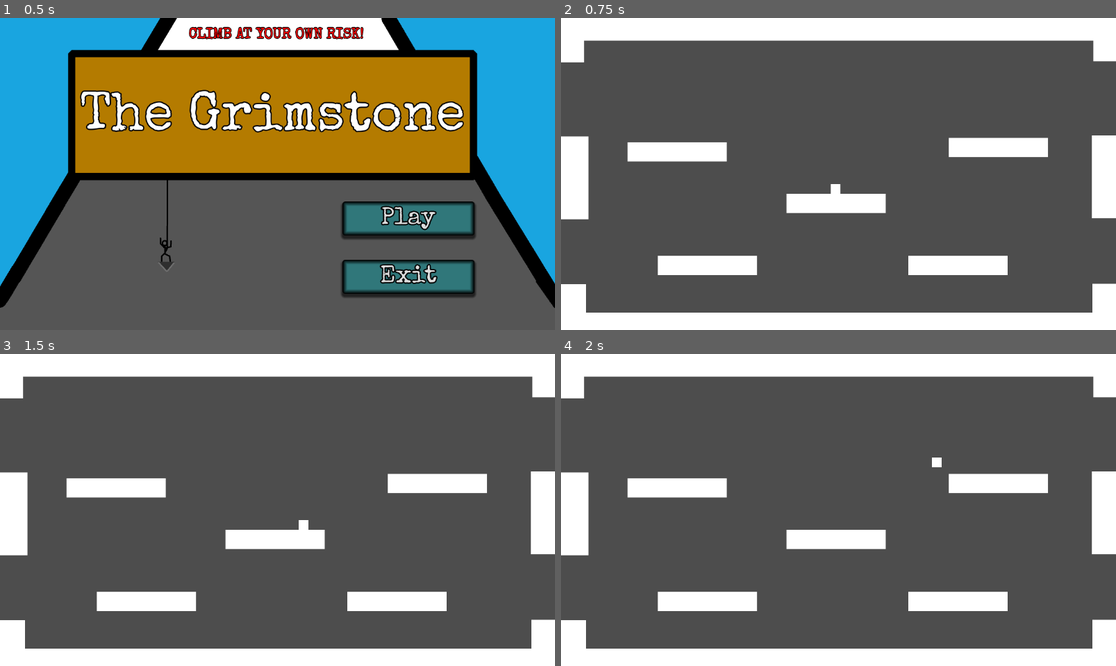
Above: before the commit, frames 1-4 (two rows, left to right).
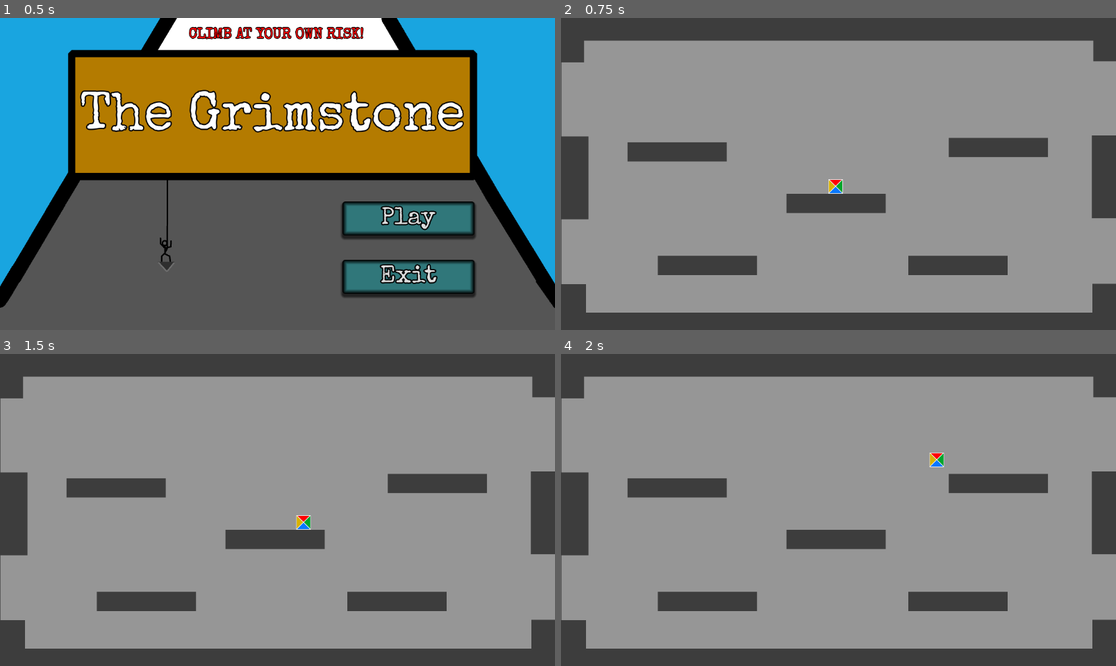
Above: after the commit, the same moments.

Repository: asundar-mags/the-grimstone-digital-tech
Game: Godot game, scene res://scenes/main menu.tscn
The game is run twice, just before and just after one commit, with the same random seed, the same clock (stepped at 60 frames per second) and the same inputs.
Inputs:
- Up to frame 1 (0.5 s): no input
- Up to frame 2 (0.75 s): click "Play" at 0.5 s
- Up to frame 3 (1.5 s): tap Enter at 1.25 s; hold Right (ui_right) from 1.28 s (still down)
- Up to frame 4 (2 s): keep holding Right (ui_right); tap Keypad Enter (ui_accept) at 1.52 s

Frame 1 is identical in both runs. In frame 2, 100% of the frame differs, in the area x 0-100%, y 0-100%; in frame 3, 100%; in frame 4, 100%.

Commit message:
Bug Fixes + Colour to Fire map
Fire map had following...
- New platform colour
- Fire coin has a gradient (linear)

Player has now a bit of slide once you let go of the keys (momentum)

Diff:
--- a/the-grimstone/scenes/earthmap.tscn
+++ b/the-grimstone/scenes/earthmap.tscn
@@ -13,9 +13,6 @@
 
 [sub_resource type="RectangleShape2D" id="RectangleShape2D_wkyeq"]
 size = Vector2(28, 558)
-
-[sub_resource type="RectangleShape2D" id="RectangleShape2D_x3ogk"]
-size = Vector2(36, 483)
 
 [sub_resource type="RectangleShape2D" id="RectangleShape2D_ovnwf"]
 size = Vector2(20, 68)
@@ -40,10 +37,6 @@
 position = Vector2(1152, 262)
 shape = SubResource("RectangleShape2D_wkyeq")
 
-[node name="CollisionShape2D5" type="CollisionShape2D" parent="StaticBody2D" unique_id=769685983]
-position = Vector2(929, 367.5)
-shape = SubResource("RectangleShape2D_x3ogk")
-
 [node name="ColorRect" type="ColorRect" parent="." unique_id=703979945]
 offset_top = 609.0
 offset_right = 1152.0
--- a/the-grimstone/scenes/firemap.tscn
+++ b/the-grimstone/scenes/firemap.tscn
@@ -38,7 +38,7 @@
 size = Vector2(147, 20)
 
 [sub_resource type="RectangleShape2D" id="RectangleShape2D_555bd"]
-size = Vector2(42, 532)
+size = Vector2(42, 521)
 
 [sub_resource type="RectangleShape2D" id="RectangleShape2D_nbel3"]
 size = Vector2(73, 22.5)
@@ -53,7 +53,7 @@
 size = Vector2(40, 40)
 
 [sub_resource type="RectangleShape2D" id="RectangleShape2D_6aqas"]
-size = Vector2(410.5, 532)
+size = Vector2(410.5, 521)
 
 [sub_resource type="RectangleShape2D" id="RectangleShape2D_uljru"]
 size = Vector2(20, 497)
@@ -67,43 +67,61 @@
 [sub_resource type="RectangleShape2D" id="RectangleShape2D_csi4w"]
 size = Vector2(98, 20)
 
+[sub_resource type="Gradient" id="Gradient_wrj83"]
+colors = PackedColorArray(1, 0, 0, 1, 1, 1, 0, 1)
+
+[sub_resource type="GradientTexture2D" id="GradientTexture2D_ueurx"]
+gradient = SubResource("Gradient_wrj83")
+fill_from = Vector2(0, 1)
+fill_to = Vector2(0, 0)
+repeat = 1
+
 [sub_resource type="CircleShape2D" id="CircleShape2D_iwgvk"]
 radius = 18.248287
 
 [node name="Node2D" type="Node2D" unique_id=1205654782]
+
+[node name="ColorRect22" type="ColorRect" parent="." unique_id=444095848]
+offset_right = 1152.0
+offset_bottom = 648.0
+color = Color(0.64398086, 0.64398086, 0.6439808, 1)
 
 [node name="Floor" type="ColorRect" parent="." unique_id=2137355335]
 offset_left = -20.0
 offset_top = 629.0
 offset_right = 1173.0
 offset_bottom = 669.0
+color = Color(0.54650605, 0.11732852, 0, 1)
 
 [node name="Roof" type="ColorRect" parent="." unique_id=540613145]
 offset_left = -20.0
 offset_top = -20.0
 offset_right = 1172.0
 offset_bottom = 20.0
+color = Color(0.54650605, 0.11732852, 0, 1)
 
 [node name="Left Wall" type="ColorRect" parent="." unique_id=1890770039]
 offset_left = -20.0
 offset_right = 20.0
 offset_bottom = 629.0
+color = Color(0.54650605, 0.11732852, 0, 1)
 
 [node name="Right Wall" type="ColorRect" parent="." unique_id=475012455]
 offset_left = 1132.0
 offset_right = 1172.0
 offset_bottom = 557.0
+color = Color(0.54650605, 0.11732852, 0, 1)
 
 [node name="CharacterBody2D" parent="." unique_id=1091708930 node_paths=PackedStringArray("Respawn", "coin") instance=ExtResource("1_2468u")]
-position = Vector2(1101, 619)
-Respawn = NodePath("../Marker2D")
+position = Vector2(1101, 614)
+Respawn = NodePath("../Spawn")
 coin = NodePath("../Coin")
 
 [node name="Camera2D" type="Camera2D" parent="CharacterBody2D" unique_id=737198682]
 limit_left = 0
 limit_top = 0
-limit_right = 1151
-limit_bottom = 649
+limit_right = 1152
+limit_bottom = 648
 limit_smoothed = true
 
 [node name="Exit" type="Area2D" parent="." unique_id=1097876713]
@@ -117,132 +135,154 @@
 offset_top = 138.0
 offset_right = 1003.0
 offset_bottom = 629.0
+color = Color(0.54509807, 0.11764706, 0, 1)
 
 [node name="ColorRect" type="ColorRect" parent="." unique_id=1593863389]
 offset_left = 1003.0
 offset_top = 589.0
 offset_right = 1043.0
 offset_bottom = 629.0
+color = Color(0.54509807, 0.11764706, 0, 1)
 
 [node name="ColorRect8" type="ColorRect" parent="." unique_id=388979524]
 offset_left = 923.0
 offset_top = 589.0
 offset_right = 963.0
 offset_bottom = 629.0
+color = Color(0.54509807, 0.11764706, 0, 1)
 
 [node name="ColorRect12" type="ColorRect" parent="." unique_id=930568851]
 offset_left = 275.0
 offset_top = 141.0
 offset_right = 373.0
 offset_bottom = 161.0
+color = Color(0.54509807, 0.11764706, 0, 1)
 
 [node name="ColorRect2" type="ColorRect" parent="." unique_id=159645885]
 offset_left = 1069.0
 offset_top = 498.0
 offset_right = 1132.0
 offset_bottom = 518.0
+color = Color(0.54509807, 0.11764706, 0, 1)
 
 [node name="ColorRect9" type="ColorRect" parent="." unique_id=1190334349]
-offset_left = 825.0
-offset_top = 383.0
-offset_right = 898.0
-offset_bottom = 407.0
+offset_left = 890.0
+offset_top = 391.0
+offset_right = 963.0
+offset_bottom = 415.0
+color = Color(0.54509807, 0.11764706, 0, 1)
 
 [node name="ColorRect7" type="ColorRect" parent="." unique_id=1447809942]
 offset_left = 825.0
 offset_top = 254.0
 offset_right = 898.0
 offset_bottom = 277.0
+color = Color(0.54509807, 0.11764706, 0, 1)
 
 [node name="ColorRect3" type="ColorRect" parent="." unique_id=1086271771]
 offset_left = 1003.0
 offset_top = 384.0
 offset_right = 1067.0
 offset_bottom = 406.0
+color = Color(0.54509807, 0.11764706, 0, 1)
 
 [node name="ColorRect14" type="ColorRect" parent="." unique_id=1696774071]
 offset_left = 201.0
 offset_top = 251.0
 offset_right = 294.0
 offset_bottom = 271.0
+color = Color(0.54509807, 0.11764706, 0, 1)
 
 [node name="ColorRect20" type="ColorRect" parent="." unique_id=891408056]
 offset_left = 201.0
 offset_top = 486.0
 offset_right = 314.0
 offset_bottom = 506.0
+color = Color(0.54509807, 0.11764706, 0, 1)
 
 [node name="ColorRect10" type="ColorRect" parent="." unique_id=1886537382]
 offset_left = 825.0
-offset_top = 499.0
+offset_top = 518.0
 offset_right = 897.0
-offset_bottom = 522.0
+offset_bottom = 541.0
+color = Color(0.54509807, 0.11764706, 0, 1)
 
 [node name="ColorRect13" type="ColorRect" parent="." unique_id=82207532]
 offset_left = 181.0
 offset_top = 132.0
 offset_right = 201.0
 offset_bottom = 629.0
+color = Color(0.54509807, 0.11764706, 0, 1)
 
 [node name="ColorRect16" type="ColorRect" parent="." unique_id=1600322229]
 offset_left = 69.0
 offset_top = 289.0
 offset_right = 181.0
 offset_bottom = 309.0
+color = Color(0.54509807, 0.11764706, 0, 1)
 
 [node name="ColorRect17" type="ColorRect" parent="." unique_id=1498904228]
 offset_left = 88.0
 offset_top = 532.0
 offset_right = 181.0
 offset_bottom = 552.0
+color = Color(0.54509807, 0.11764706, 0, 1)
 
 [node name="ColorRect4" type="ColorRect" parent="." unique_id=191270663]
 offset_left = 1059.0
 offset_top = 254.0
 offset_right = 1132.0
 offset_bottom = 277.0
+color = Color(0.54509807, 0.11764706, 0, 1)
 
 [node name="ColorRect18" type="ColorRect" parent="." unique_id=138892574]
 offset_left = 20.0
 offset_top = 413.0
 offset_right = 132.0
 offset_bottom = 433.0
+color = Color(0.54509807, 0.11764706, 0, 1)
 
 [node name="ColorRect15" type="ColorRect" parent="." unique_id=1659267802]
 offset_left = 20.0
 offset_top = 165.0
 offset_right = 132.0
 offset_bottom = 185.0
+color = Color(0.54509807, 0.11764706, 0, 1)
 
 [node name="ColorRect19" type="ColorRect" parent="." unique_id=809785165]
 offset_left = 260.0
 offset_top = 367.0
 offset_right = 373.0
 offset_bottom = 387.0
+color = Color(0.54509807, 0.11764706, 0, 1)
 
 [node name="ColorRect5" type="ColorRect" parent="." unique_id=864913016]
 offset_left = 909.0
 offset_top = 138.0
 offset_right = 1056.0
 offset_bottom = 158.0
+color = Color(0.54509807, 0.11764706, 0, 1)
 
 [node name="ColorRect6" type="ColorRect" parent="." unique_id=1348103954]
 offset_left = 783.0
 offset_top = 20.0
 offset_right = 825.0
-offset_bottom = 552.0
+offset_bottom = 541.0
+color = Color(0.54509807, 0.11764706, 0, 1)
 
 [node name="ColorRect11" type="ColorRect" parent="." unique_id=484222950]
 offset_left = 373.0
 offset_top = 20.0
 offset_right = 783.0
-offset_bottom = 552.0
+offset_bottom = 541.0
+color = Color(0.54509807, 0.11764706, 0, 1)
 
 [node name="ColorRect21" type="ColorRect" parent="." unique_id=350963069]
 offset_left = 201.0
 offset_top = 599.0
 offset_right = 365.0
 offset_bottom = 629.0
+color = Color(0.54509807, 0.11764706, 0, 1)
 
 [node name="StaticBody2D" type="StaticBody2D" parent="." unique_id=664479128]
 
@@ -287,7 +327,7 @@
 shape = SubResource("RectangleShape2D_2x10e")
 
 [node name="CollisionShape2D6" type="CollisionShape2D" parent="StaticBody2D" unique_id=1873869301]
-position = Vector2(804, 286)
+position = Vector2(804, 280.5)
 shape = SubResource("RectangleShape2D_555bd")
 
 [node name="CollisionShape2D7" type="CollisionShape2D" parent="StaticBody2D" unique_id=186799602]
@@ -295,11 +335,11 @@
 shape = SubResource("RectangleShape2D_nbel3")
 
 [node name="CollisionShape2D8" type="CollisionShape2D" parent="StaticBody2D" unique_id=1914942241]
-position = Vector2(861.25, 395)
+position = Vector2(926.25, 403)
 shape = SubResource("RectangleShape2D_bmkop")
 
 [node name="CollisionShape2D9" type="CollisionShape2D" parent="StaticBody2D" unique_id=823091654]
-position = Vector2(861, 510.5)
+position = Vector2(861, 529.5)
 shape = SubResource("RectangleShape2D_xrhu7")
 
 [node name="CollisionShape2D10" type="CollisionShape2D" parent="StaticBody2D" unique_id=1330236869]
@@ -307,7 +347,7 @@
 shape = SubResource("RectangleShape2D_aquvw")
 
 [node name="CollisionShape2D11" type="CollisionShape2D" parent="StaticBody2D" unique_id=461030351]
-position = Vector2(577.75, 286)
+position = Vector2(577.75, 280.5)
 shape = SubResource("RectangleShape2D_6aqas")
 
 [node name="CollisionShape2D12" type="CollisionShape2D" parent="StaticBody2D" unique_id=895927454]
@@ -408,14 +448,22 @@
 
 [node name="Polygon2D" type="Polygon2D" parent="Coin" unique_id=850813526]
 position = Vector2(50, 1)
+texture = SubResource("GradientTexture2D_ueurx")
+texture_scale = Vector2(1.5, 1.5)
 polygon = PackedVector2Array(89, 579, 82, 580, 76, 584, 72, 590, 71, 596, 72, 603, 75, 609, 82, 614, 90, 615, 98, 613, 103, 608, 107, 601, 107, 593, 103, 585, 97, 580)
+uv = PackedVector2Array(20.935038, 0.8124733, 12.965786, 1.9509373, 6.135, 6.504794, 1.5811424, 13.33558, 0.44267845, 20.166367, 1.5811424, 28.135616, 4.9965353, 34.9664, 12.965786, 40.658722, 22.073502, 41.797188, 31.181217, 39.520264, 36.873535, 33.827934, 41.42739, 25.858688, 41.42739, 16.750973, 36.873535, 7.643258, 30.042751, 1.9509373)
 
 [node name="CollisionShape2D" type="CollisionShape2D" parent="Coin" unique_id=914995967]
 position = Vector2(139, 598)
 shape = SubResource("CircleShape2D_iwgvk")
 
-[node name="Marker2D" type="Marker2D" parent="." unique_id=1001851961]
-position = Vector2(1101, 619)
+[node name="Line2D" type="Line2D" parent="Coin" unique_id=977425286]
+points = PackedVector2Array(139, 580, 147, 581, 153, 586, 157, 594, 157, 602, 153, 609, 148, 614, 140, 616, 132, 615, 125, 610, 122, 604, 121, 597, 122, 591, 126, 585, 132, 581, 139, 580)
+width = 2.0
+default_color = Color(0.91881675, 0.91881675, 0.9188166, 1)
+
+[node name="Spawn" type="Marker2D" parent="." unique_id=1001851961]
+position = Vector2(1101, 614)
 
 [connection signal="body_entered" from="Exit" to="CharacterBody2D" method="_fire_map_exit"]
 [connection signal="body_entered" from="Area2D" to="CharacterBody2D" method="_spike_take_damage"]
--- a/the-grimstone/scenes/neutral level.tscn
+++ b/the-grimstone/scenes/neutral level.tscn
@@ -55,6 +55,11 @@
 script = ExtResource("1_ii60h")
 spawn_points = NodePath("Node2D")
 
+[node name="ColorRect" type="ColorRect" parent="." unique_id=761770364]
+offset_right = 1152.0
+offset_bottom = 648.0
+color = Color(0.5890956, 0.58909565, 0.5890954, 1)
+
 [node name="Walls" type="StaticBody2D" parent="." unique_id=8200041]
 
 [node name="Floor" type="CollisionShape2D" parent="Walls" unique_id=1800367071]
@@ -98,7 +103,7 @@
 shape = SubResource("RectangleShape2D_drikq")
 
 [node name="CharacterBody2D" parent="." unique_id=1091708930 instance=ExtResource("1_p63fo")]
-position = Vector2(569, 391)
+position = Vector2(569, 385)
 
 [node name="Camera2D" type="Camera2D" parent="CharacterBody2D" unique_id=648484472]
 visible = false
@@ -112,93 +117,109 @@
 offset_top = 648.0
 offset_right = 434.0
 offset_bottom = 688.0
+color = Color(0.23753911, 0.23753914, 0.23753911, 1)
 
 [node name="Floor2" type="ColorRect" parent="." unique_id=820877722]
 offset_left = 719.0
 offset_top = 648.0
 offset_right = 1102.0
 offset_bottom = 688.0
+color = Color(0.23753911, 0.23753914, 0.23753911, 1)
 
 [node name="Right Wall B" type="ColorRect" parent="." unique_id=326197311]
 offset_left = 1102.0
 offset_top = 588.0
 offset_right = 1188.0
 offset_bottom = 688.0
+color = Color(0.23753911, 0.23753914, 0.23753911, 1)
 
 [node name="Left Wall B" type="ColorRect" parent="." unique_id=1255612943]
 offset_left = -35.0
 offset_top = 589.0
 offset_right = 51.0
 offset_bottom = 688.0
+color = Color(0.23753911, 0.23753914, 0.23753911, 1)
 
 [node name="Left Wall M" type="ColorRect" parent="." unique_id=1618168442]
 offset_left = -36.0
 offset_top = 282.0
 offset_right = 56.0
 offset_bottom = 454.0
+color = Color(0.23753911, 0.23753914, 0.23753911, 1)
 
 [node name="Left Wall T" type="ColorRect" parent="." unique_id=2116445419]
 offset_left = -36.0
 offset_right = 47.0
 offset_bottom = 128.0
+color = Color(0.23753911, 0.23753914, 0.23753911, 1)
 
 [node name="Right Wall M2" type="ColorRect" parent="." unique_id=77664541]
 offset_left = 1101.0
 offset_top = 280.0
 offset_right = 1187.0
 offset_bottom = 452.0
+color = Color(0.23753911, 0.23753914, 0.23753911, 1)
 
 [node name="Right Wall T2" type="ColorRect" parent="." unique_id=2080389915]
 offset_left = 1104.0
 offset_right = 1187.0
 offset_bottom = 126.0
+color = Color(0.23753911, 0.23753914, 0.23753911, 1)
 
 [node name="Roof" type="ColorRect" parent="." unique_id=2100369118]
 offset_left = 47.0
 offset_right = 1104.0
 offset_bottom = 83.0
+color = Color(0.23753911, 0.23753914, 0.23753911, 1)
 
 [node name="Platform" type="ColorRect" parent="." unique_id=1936252251]
 offset_left = 720.0
 offset_top = 530.0
 offset_right = 926.0
 offset_bottom = 570.0
+color = Color(0.23753911, 0.23753914, 0.23753911, 1)
 
 [node name="Platform 2" type="ColorRect" parent="." unique_id=1618592539]
 offset_left = 200.0
 offset_top = 530.0
 offset_right = 406.0
 offset_bottom = 570.0
+color = Color(0.23753911, 0.23753914, 0.23753911, 1)
 
 [node name="Platform 3" type="ColorRect" parent="." unique_id=1928458080]
 offset_left = 467.0
 offset_top = 401.0
 offset_right = 673.0
 offset_bottom = 441.0
+color = Color(0.23753911, 0.23753914, 0.23753911, 1)
 
 [node name="Platform 4" type="ColorRect" parent="." unique_id=804869560]
 offset_left = 720.0
 offset_top = 530.0
 offset_right = 926.0
 offset_bottom = 570.0
+color = Color(0.23753911, 0.23753914, 0.23753911, 1)
 
 [node name="Platform 5" type="ColorRect" parent="." unique_id=266177252]
 offset_left = 137.0
 offset_top = 294.0
 offset_right = 343.0
 offset_bottom = 334.0
+color = Color(0.23753911, 0.23753914, 0.23753911, 1)
 
 [node name="Platform 6" type="ColorRect" parent="." unique_id=144574634]
 offset_left = 804.0
 offset_top = 285.0
 offset_right = 1010.0
 offset_bottom = 325.0
+color = Color(0.23753911, 0.23753914, 0.23753911, 1)
 
 [node name="Trapdoor" type="ColorRect" parent="." unique_id=928206097]
 offset_left = 434.0
 offset_top = 648.0
 offset_right = 719.0
 offset_bottom = 688.0
+color = Color(0.23753911, 0.23753914, 0.23753911, 1)
 
 [node name="LB Entry" type="Area2D" parent="." unique_id=721316394]
 
@@ -247,7 +268,7 @@
 shape = SubResource("RectangleShape2D_3e1px")
 
 [node name="Node2D" type="Node2D" parent="." unique_id=1467994790]
-position = Vector2(569, 391)
+position = Vector2(569, 385)
 
 [node name="Fire Map Exit" type="Marker2D" parent="Node2D" unique_id=284249084]
 position = Vector2(-545, 188)
--- a/the-grimstone/scenes/player.tscn
+++ b/the-grimstone/scenes/player.tscn
@@ -3,6 +3,7 @@
 [ext_resource type="Script" uid="uid://6ad6wxtq3m74" path="res://scripts/player.gd" id="1_3vyb7"]
 
 [sub_resource type="RectangleShape2D" id="RectangleShape2D_sh265"]
+size = Vector2(30, 30)
 
 [node name="CharacterBody2D" type="CharacterBody2D" unique_id=1091708930 node_paths=PackedStringArray("player")]
 script = ExtResource("1_3vyb7")
@@ -12,7 +13,26 @@
 shape = SubResource("RectangleShape2D_sh265")
 
 [node name="ColorRect" type="ColorRect" parent="." unique_id=1656041921]
-offset_left = -10.0
-offset_top = -10.0
-offset_right = 10.0
-offset_bottom = 10.0
+offset_left = -15.0
+offset_top = -15.0
+offset_right = 15.0
+offset_bottom = 15.0
+color = Color(0.91228896, 0.9122889, 0.91228884, 1)
+
+[node name="Polygon2D" type="Polygon2D" parent="." unique_id=858171146]
+color = Color(1, 0, 0, 1)
+polygon = PackedVector2Array(-13, -14, 0, -1, 13, -14)
+
+[node name="Polygon2D2" type="Polygon2D" parent="." unique_id=154006345]
+position = Vector2(14.332184, 12.66082)
+color = Color(0.03137255, 0.46666667, 1, 1)
+polygon = PackedVector2Array(-27.332184, 1.33918, -14.332184, -11.66082, -1.3321838, 1.33918)
+
+[node name="Polygon2D3" type="Polygon2D" parent="." unique_id=690164739]
+color = Color(5.7756904e-07, 0.64765733, 0.17643315, 1)
+polygon = PackedVector2Array(14, -13, 1, 0, 14, 13)
+
+[node name="Polygon2D4" type="Polygon2D" parent="." unique_id=1504218862]
+position = Vector2(-1, 0)
+color = Color(0.85632986, 0.7006718, 0, 1)
+polygon = PackedVector2Array(-13, -13, 0, 0, -13, 13)
--- a/the-grimstone/scripts/player.gd
+++ b/the-grimstone/scripts/player.gd
@@ -12,6 +12,7 @@
 
 const SPEED = 300.0
 const JUMP_VELOCITY = -500.0
+const SLIDE_FRICTION = 0.15
 
 func _ready() -> void:
 	if Global.change_spawn and get_parent().name == neutral_level:
@@ -27,10 +28,13 @@
 		velocity.y = JUMP_VELOCITY
 
 	var direction := Input.get_axis("ui_left", "ui_right")
-	if direction:
+	if direction != 0:
 		velocity.x = direction * SPEED
 	else:
-		velocity.x = move_toward(velocity.x, 0, SPEED)
+		velocity.x = lerp(velocity.x, 0.0, SLIDE_FRICTION)
+
+		if abs(velocity.x) < 1.0:
+			velocity.x = 0
 
 	move_and_slide()
 
